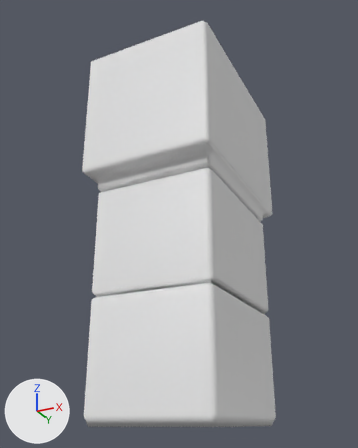
The FBX model Stealth Puzzler/Assets/Models/Environments/Structural Assets/Borders/Border breaker withWallPlug.fbx: old version first, new version second.
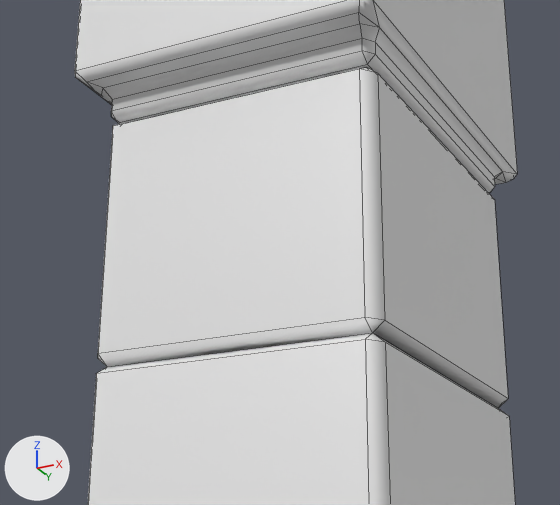
Each version is shown whole from a 50 mm camera at (1.44, 6.0, -2.01) aimed at (-0.05, 8.99, -0.67), then close up on the part from 14% to 81% of the width and 31% to 80% of the height. Arrows for +X, +Y and +Z are at lower left; the lights stay in place. The close-ups show mesh edges as thin lines. Where no turn or scale is listed for an object, it has been applied to the vertices.

Objects in the first close-up: 'BorderBreaker.001'.
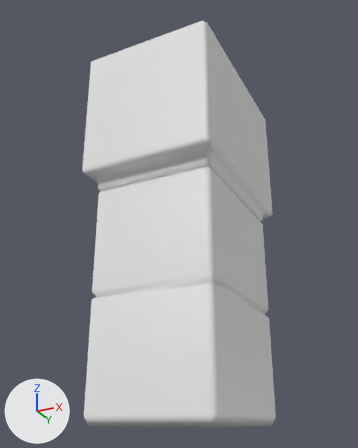
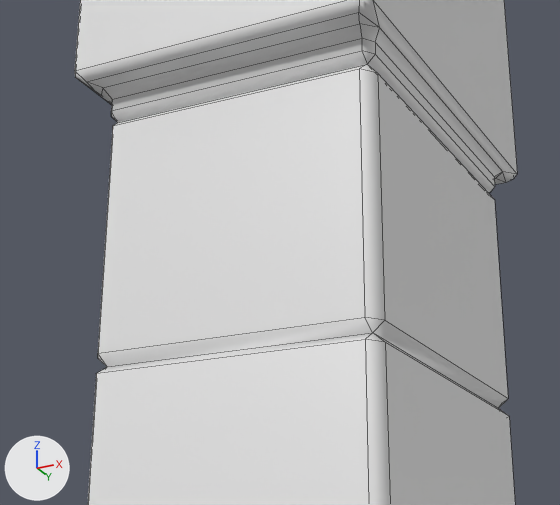
The newer file is also turned or shifted as a whole; pictures and numbers use the older file's frame.

What differs and where, as boxes [x1, y1, x2, y2] in the close-ups (560 x 505 px):
part 1 of me_cube_031, cut back: before [118, 64, 376, 124]; after [113, 64, 377, 126]

The change, as a diff of the scene's bpy script:
```diff
--- a/Stealth Puzzler/Assets/Models/Environments/Structural Assets/Borders/Border breaker withWallPlug.fbx.py
+++ b/Stealth Puzzler/Assets/Models/Environments/Structural Assets/Borders/Border breaker withWallPlug.fbx.py
@@ me_cube_031 @@
 me_cube_031.from_pydata(...)  # 144 vertices, 150 faces; spans x -0.47..0.47, y -0.67..0.67, z -2.03..0.75
 # used by ob_borderbreaker_001; location = (0.0, 9.0, 0.0)
 # verts and faces of me_cube_031; kept vertices keep their numbers, new ones are numbered from 144
 # before: 50 (-0.4, 0.51, -0.55), 52 (-0.4, -0.51, -0.55) at pixel (117, 122), 56 (0.4, 0.51, -0.55) at pixel (488, 194), 59 (0.4, -0.51, -0.55) at pixel (367, 64), 125 (-0.39, 0.5, -0.55)
 # before: 129 (-0.39, -0.5, -0.55) at pixel (122, 123), 131 (0.39, 0.5, -0.55), 134 (0.39, -0.5, -0.55) at pixel (366, 67)
+# me_cube_031 part 1
+delete_faces([(50, 56, 59, 52), (125, 129, 134, 131)])
+verts[125] = (-0.4, 0.51, -0.55)  # moved
+verts[129] = (-0.4, -0.51, -0.55)  # moved, pixel (117, 122)
+verts[131] = (0.4, 0.51, -0.55)  # moved, pixel (488, 194)
+verts[134] = (0.4, -0.51, -0.55)  # moved, pixel (367, 64)
 me_cube_031.materials.append(mat_border)
```
